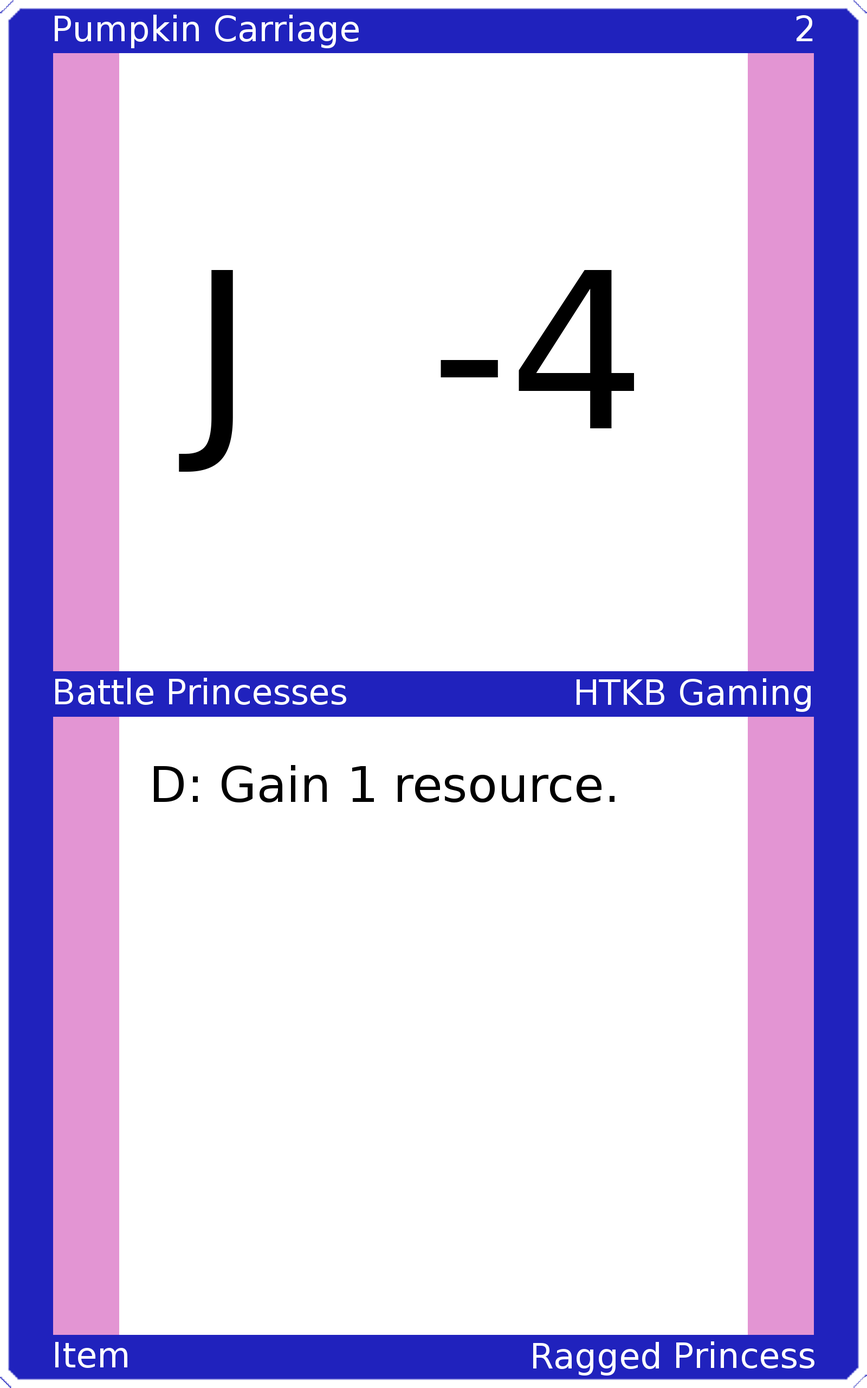
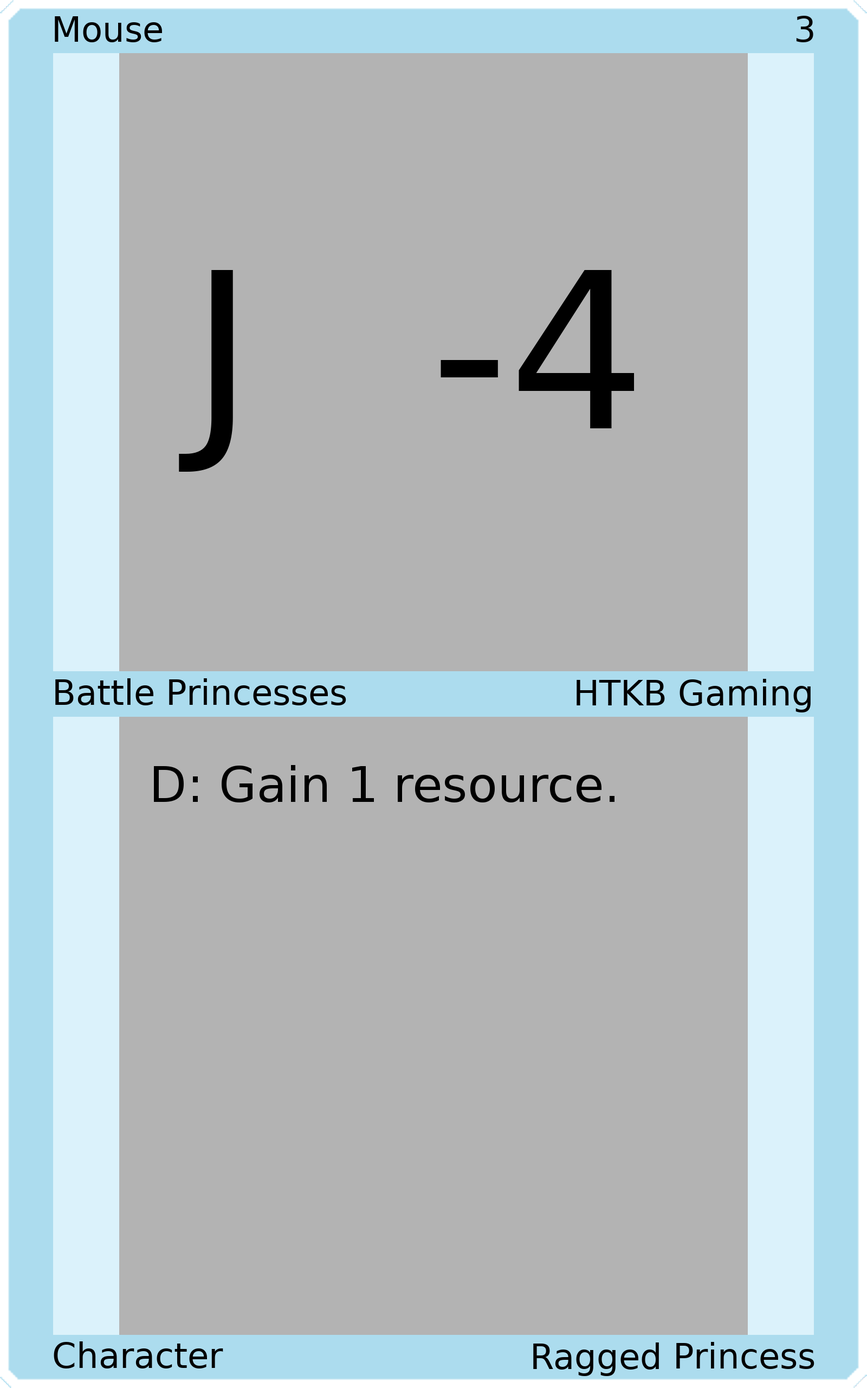
Layers edited between the first and the second 867px x 1388px image:
painted on "Upper Left" over [54, 14, 359, 49]
painted on "Upper Right" over [796, 15, 814, 43]
painted on "Mid Left" over [55, 677, 347, 706]
painted on "Mid Right" over [576, 678, 811, 713]
painted on "Bottom Left" over [53, 1340, 224, 1369]
painted on "Bottom Right" over [533, 1340, 815, 1376]
painted on "Border" over [0, 0, 867, 1388]
painted on "Top Background" over [119, 52, 748, 673]
painted on "Bottom Background" over [119, 715, 748, 1336]
painted on "Background" over [35, 35, 832, 1352]
